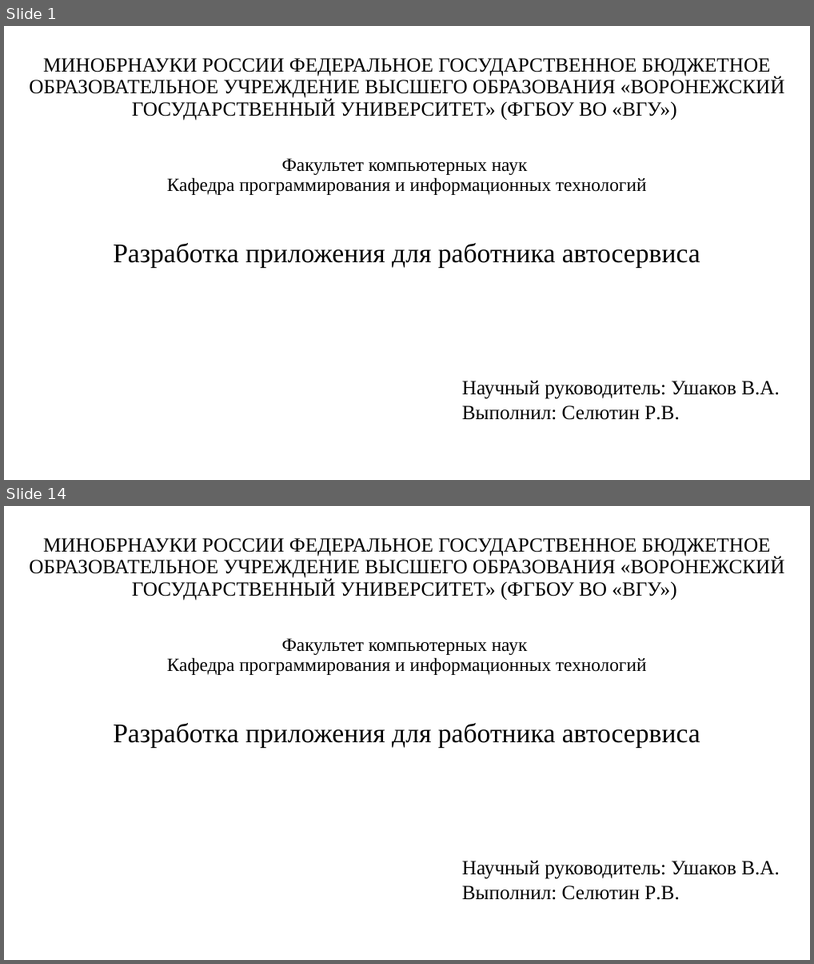
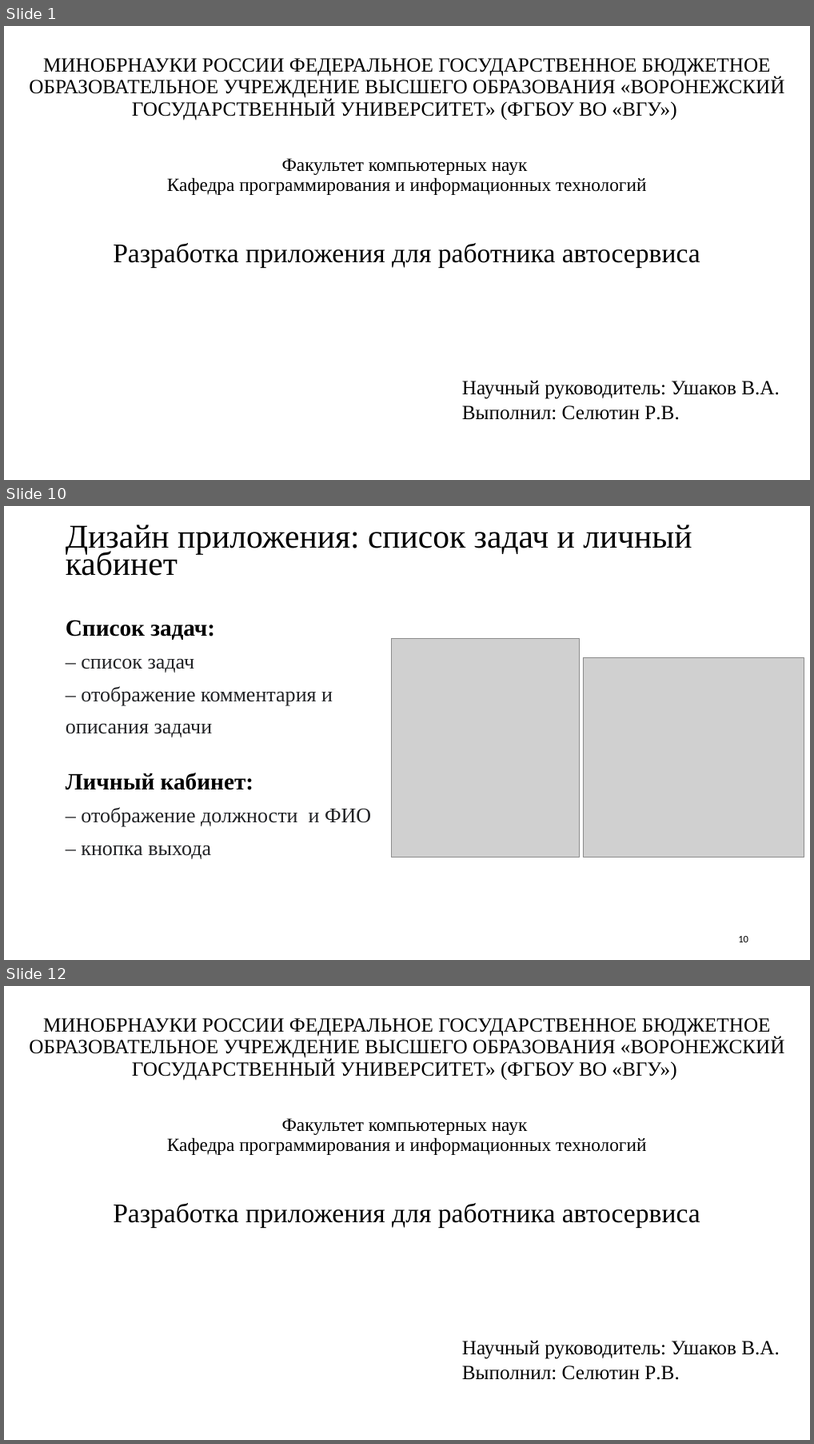
Before and after one commit to Hytakoe/ServiceWorkerApp, a slide deck: Селютин_Р_В_приложение_работника_автосервиса.pptx. Shown one above the other, each under a label of ours: slides 1 and 14 before the commit, slides 1, 10 and 12 after it; the slides between them are not shown. The pictures are 814x964 and 814x1444 pixels, drawn with LibreOffice and Linux fonts; fonts in the diff are those of the drawing; grey boxes stand for pictures. Boxes give left, top, right and bottom in pixels: in the first picture for what was removed or moved away, otherwise in the second. Text is boxed around its words. In the diff, an @@ line names an element or a change of style, - is before the commit and + after.

```diff
--- a/Селютин_Р_В_приложение_работника_автосервиса.pptx
+++ b/Селютин_Р_В_приложение_работника_автосервиса.pptx
@@ slide 10 added at [4,506,810,960], background #FFFFFF @@
@@ title added at [66,524,692,576], 39.6 pt, text #000000 @@
+Дизайн приложения: список задач и личный кабинет
@@ text added at [66,620,371,859], 24.8 pt, text #202124 @@
+Список задач:
+– список задач
+– отображение комментария и описания задачи
+Личный кабинет:
+– отображение должности и ФИО
+– кнопка выхода
@@ picture added at [392,638,579,857] @@
@@ picture added at [583,657,805,857] @@
@@ page number added at [738,936,749,942], 12 pt, text #000000 @@
+10
@@ what was slide 14 is now slide 12 @@
```
Also in this commit, not shown: 8 slides changed, 1 other slide added, 4 slides removed, 4 other files.
